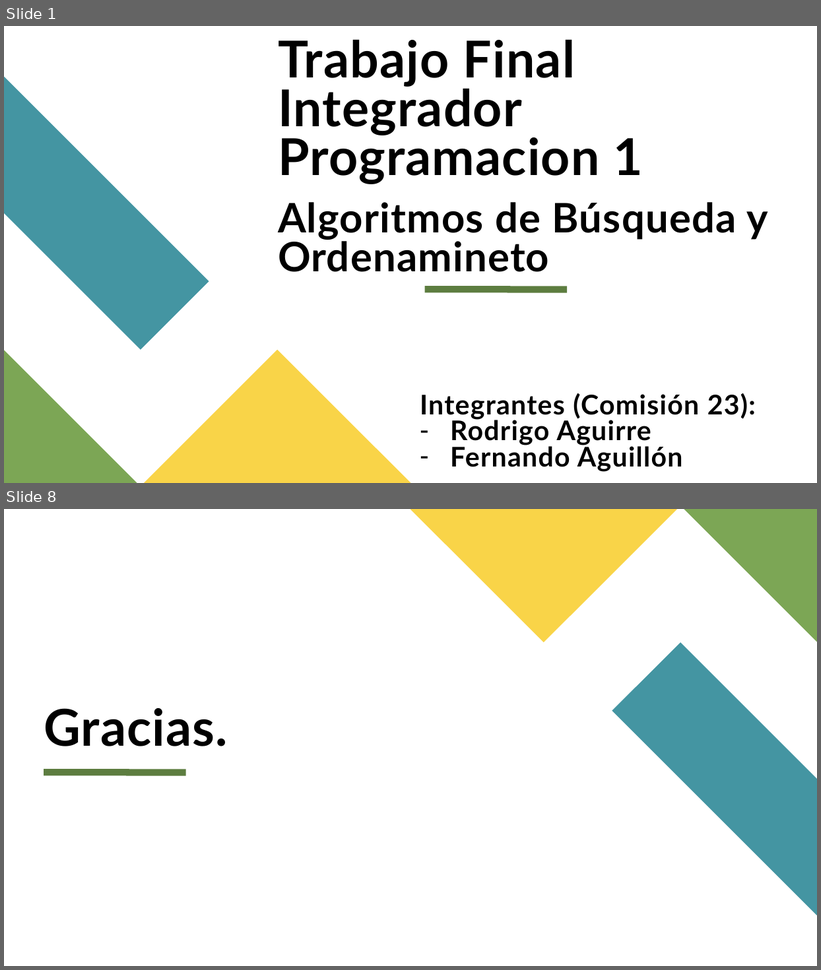
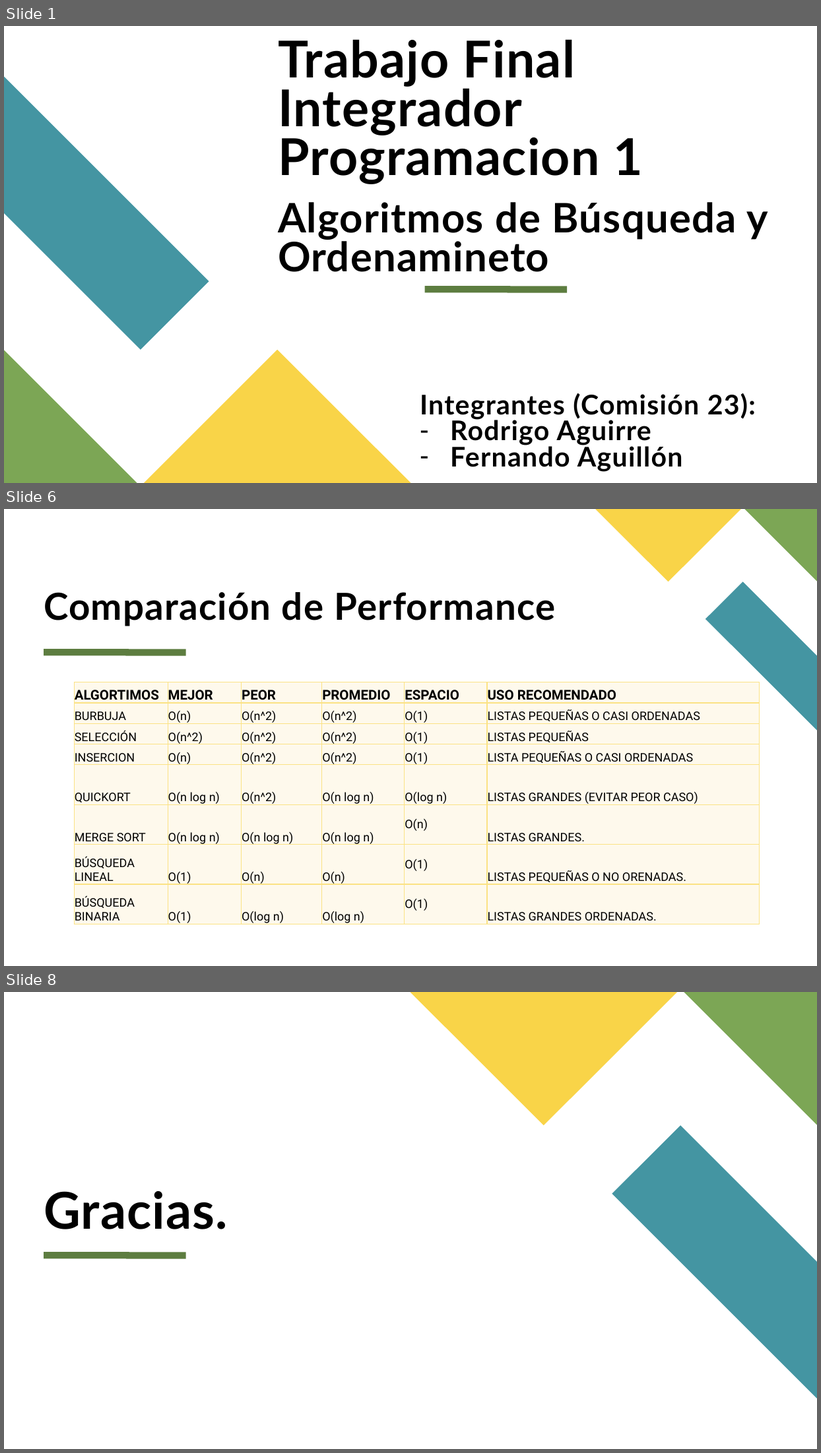
Before and after one commit to raguirre-wsc/UTN-TUPaD-P1, a slide deck: Trabajo Final Integrador Programación 1/Programacion 1 - TP Final Integrador - Rodrigo Aguirre y Fernando Aguillón.pptx. Shown one above the other, each under a label of ours: slides 1 and 8 before the commit, slides 1, 6 and 8 after it; the slides between them are not shown. The pictures are 821x970 and 821x1453 pixels, drawn with LibreOffice and Linux fonts; fonts in the diff are those of the drawing. Boxes give left, top, right and bottom in pixels: in the first picture for what was removed or moved away, otherwise in the second. Text is boxed around its words. In the diff, an @@ line names an element or a change of style, - is before the commit and + after.

```diff
--- a/Trabajo Final Integrador Programación 1/Programacion 1 - TP Final Integrador - Rodrigo Aguirre y Fernando Aguillón.pptx
+++ b/Trabajo Final Integrador Programación 1/Programacion 1 - TP Final Integrador - Rodrigo Aguirre y Fernando Aguillón.pptx
@@ slide 6 added at box(4, 509, 817, 966), background #FFFFFF @@
@@ freeform shape added at box(596, 509, 741, 582), fill #F9D448 @@
@@ freeform shape added at box(745, 509, 817, 582), fill #7CA655 @@
@@ freeform shape added at box(706, 582, 817, 730), fill #4495A2 @@
@@ title added at box(44, 592, 556, 626), 44 pt, text #000000, bold @@
+Comparación de Performance
@@ line added from (44, 652) to (186, 652), #5D7D40 8 pt @@
@@ table added at box(74, 682, 759, 927), 8 rows, 6 columns @@
+ALGORTIMOS | MEJOR | PEOR | PROMEDIO | ESPACIO | USO RECOMENDADO
+BURBUJA | O(n) | O(n^2) | O(n^2) | O(1) | LISTAS PEQUEÑAS O CASI ORDENADAS
+SELECCIÓN | O(n^2) | O(n^2) | O(n^2) | O(1) | LISTAS PEQUEÑAS
+INSERCION | O(n) | O(n^2) | O(n^2) | O(1) | LISTA PEQUEÑAS O CASI ORDENADAS
+QUICKORT | O(n log n) | O(n^2) | O(n log n) | O(log n) | LISTAS GRANDES (EVITAR PEOR CASO)
+MERGE SORT | O(n log n) | O(n log n) | O(n log n) | O(n) | LISTAS GRANDES.
+BÚSQUEDA LINEAL | O(1) | O(n) | O(n) | O(1) | LISTAS PEQUEÑAS O NO ORENADAS.
+BÚSQUEDA BINARIA | O(1) | O(log n) | O(log n) | O(1) | LISTAS GRANDES ORDENADAS.
```
Also in this commit, not shown: 3 slides changed, 2 other slides added, 3 slides removed, 4 other files.
